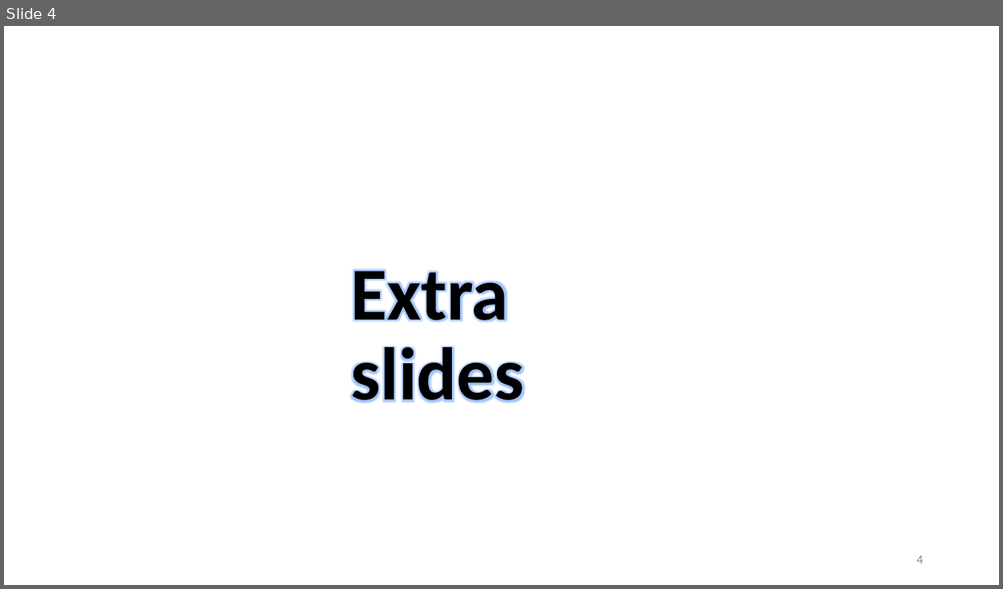
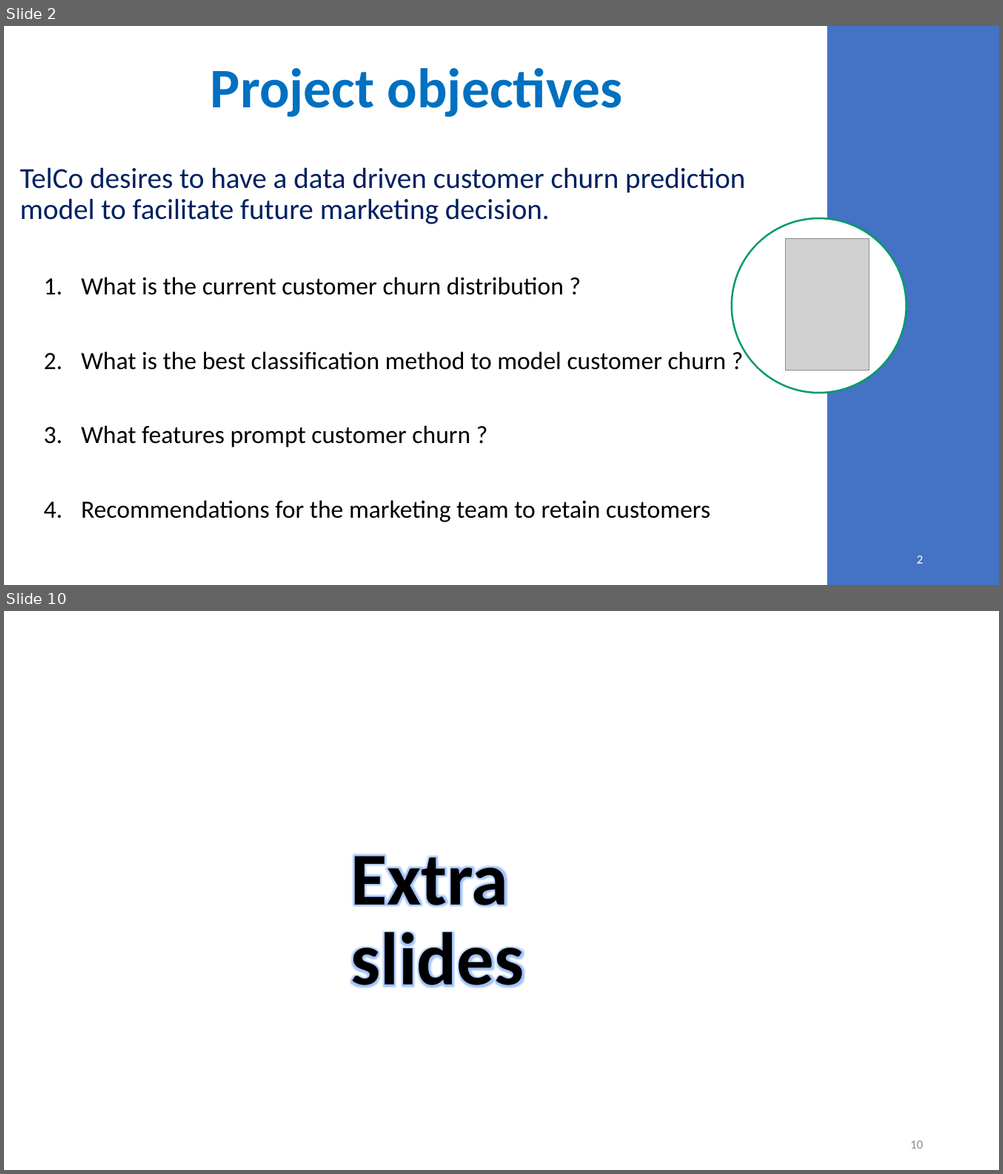
Before and after one commit to GitHub-ccd/Customer_churn_classification_MOD_3, a slide deck: ppt/MOD_3_non_technical.pptx. Shown one above the other, each under a label of ours: slide 4 before the commit, slides 2 and 10 after it; the slides between them are not shown. The pictures are 1003x589 and 1003x1174 pixels, drawn with LibreOffice and Linux fonts; fonts in the diff are those of the drawing; grey boxes stand for pictures; background and template pictures are left out. Boxes give left, top, right and bottom in pixels: in the first picture for what was removed or moved away, otherwise in the second. Text is boxed around its words. In the diff, an @@ line names an element or a change of style, - is before the commit and + after.

Commit message:
final models

```diff
--- a/ppt/MOD_3_non_technical.pptx
+++ b/ppt/MOD_3_non_technical.pptx
@@ slide 2 added at [4, 26, 999, 585], background #FFFFFF @@
@@ rectangle added at [827, 26, 999, 585], fill #4472C4 @@
@@ title added at [210, 68, 622, 117], 54 pt, text #0070C0, bold @@
+Project objectives
@@ text added at [20, 167, 745, 523], 24 pt, text #000000 @@
+TelCo desires to have a data driven customer churn prediction model to facilitate future marketing decision.
+1. What is the current customer churn distribution ?
+2. What is the best classification method to model customer churn ?
+3. What features prompt customer churn ?
+4. Recommendations for the marketing team to retain customers
@@ ellipse added at [731, 218, 906, 393], fill #FFFFFF, outline #009B6A 1.75 pt @@
@@ picture added at [786, 238, 870, 371] @@
@@ page number added at [916, 556, 922, 564], 12 pt, text #FFFFFF @@
+2
@@ what was slide 4 is now slide 10 @@
@@ page number at [910, 1141, 922, 1149]: text changed @@
-4
+10
```
Also in this commit, not shown: 3 slides changed, 5 other slides added, 25 other files.
